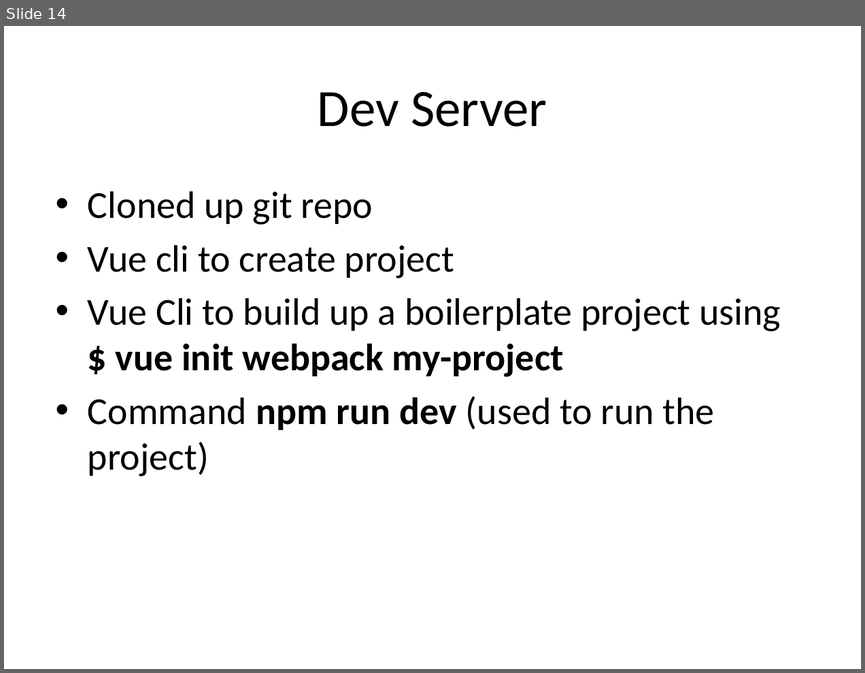
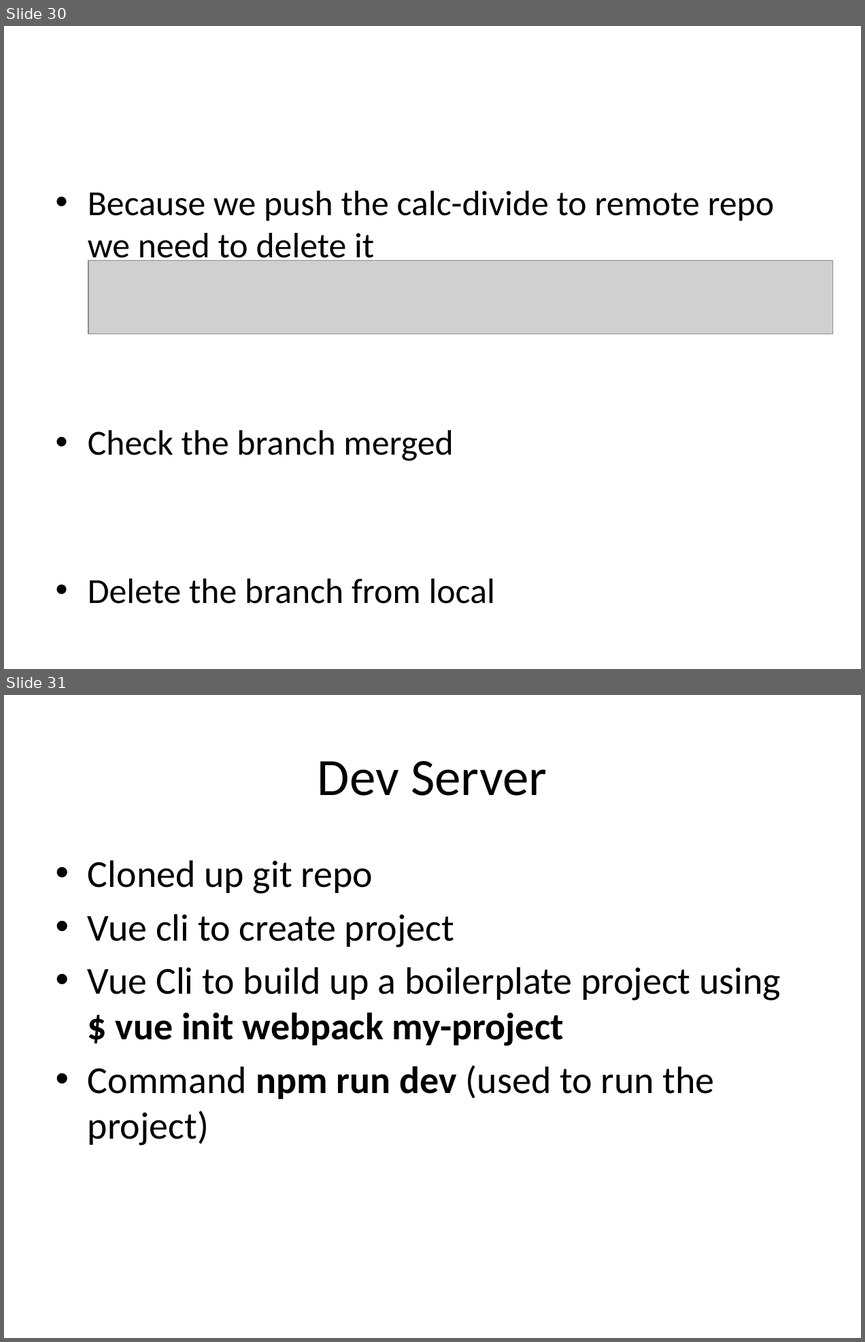
Before and after one commit to sam0505/tab-tacker, a slide deck: VueProj_Git.pptx. Shown one above the other, each under a label of ours: slide 14 before the commit, slides 30 and 31 after it. The pictures are 865x673 and 865x1342 pixels, drawn with LibreOffice and Linux fonts; fonts in the diff are those of the drawing; grey boxes stand for pictures. Boxes give left, top, right and bottom in pixels: in the first picture for what was removed or moved away, otherwise in the second. Text is boxed around its words. In the diff, an @@ line names an element or a change of style, - is before the commit and + after.

```diff
--- a/VueProj_Git.pptx
+++ b/VueProj_Git.pptx
@@ slide 30 added at (4,26,861,669), background #FFFFFF @@
@@ text added at (88,191,774,603), 29.6 pt, text #000000 @@
+• Because we push the calc-divide to remote repo we need to delete it
+• Check the branch merged
+• Delete the branch from local
@@ picture added at (88,260,832,333) @@
@@ what was slide 14 is now slide 31 @@
```
Also in this commit, not shown: 1 slide changed, 16 other slides added.
